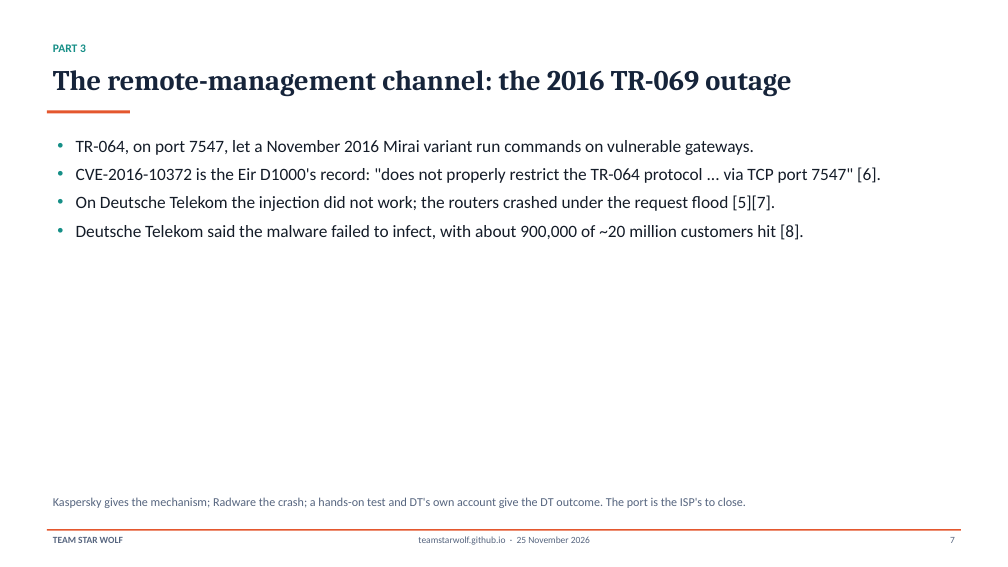
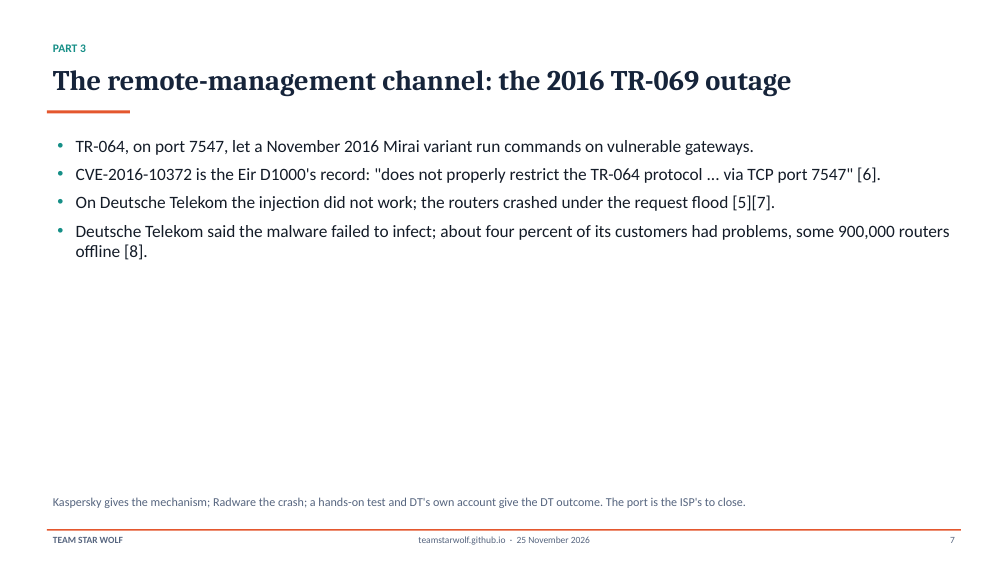
Before and after one commit to TeamStarWolf/TeamStarWolf, a slide deck: slide 7 of case-studies/slides/ISP_Gateway_Home_Network_Case_Study.pptx. Drawn at 1008x567 pixels with LibreOffice and Linux fonts; fonts in the diff are those of the drawing. Boxes give left, top, right and bottom in pixels: in the first picture for what was removed or moved away, otherwise in the second. Text is boxed around its words. In the diff, an @@ line names an element or a change of style, - is before the commit and + after.

```diff
--- a/case-studies/slides/ISP_Gateway_Home_Network_Case_Study.pptx
+++ b/case-studies/slides/ISP_Gateway_Home_Network_Case_Study.pptx
@@ text at bbox=[76, 225, 950, 260]: text changed @@
-• Deutsche Telekom said the malware failed to infect, with about 900,000 of ~20 million customers hit [8].
+• Deutsche Telekom said the malware failed to infect; about four percent of its customers had problems, some 900,000 routers offline [8].
```
Also in this commit, not shown: 6 other files.
